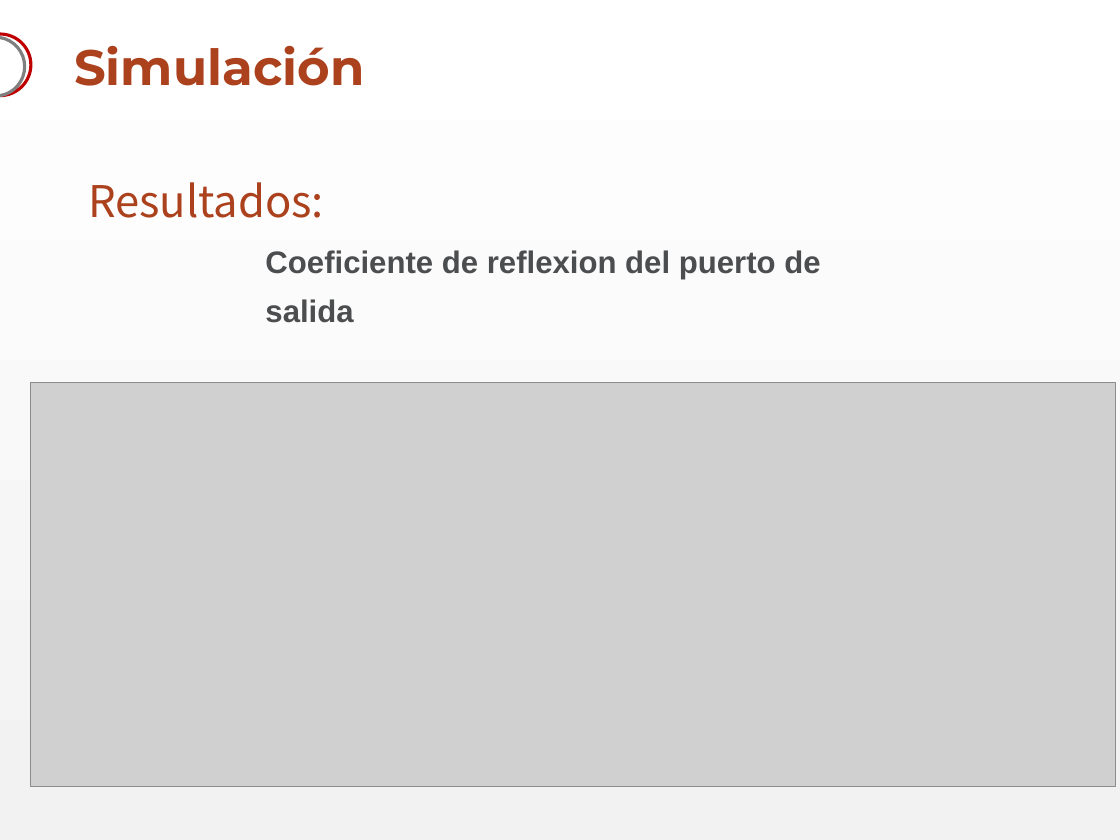
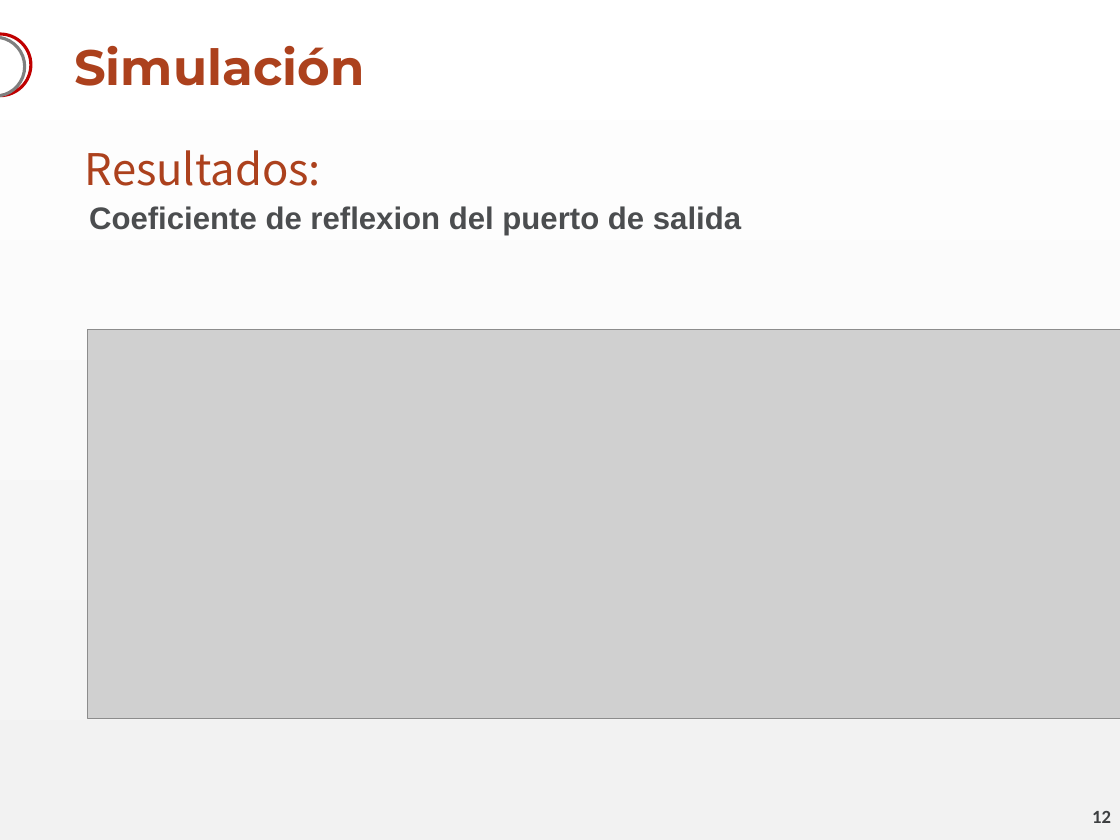
Before and after one commit to akukulanski/RF_Switch_3GHz, a slide deck: slide 12 of Presentación/RF Switch.pptx (slide 13 before the commit). Drawn at 1120x840 pixels with LibreOffice and Linux fonts; fonts in the diff are those of the drawing; grey boxes stand for pictures; background and template pictures are left out. Boxes give left, top, right and bottom in pixels: in the first picture for what was removed or moved away, otherwise in the second. Text is boxed around its words. In the diff, an @@ line names an element or a change of style, - is before the commit and + after.

```diff
--- a/Presentación/RF Switch.pptx
+++ b/Presentación/RF Switch.pptx
@@ text "Resultados:": place and size @@
-text "Resultados:" at [88,182,324,218]
+text "Resultados:" at [85,150,321,186]
@@ text "Coeficiente de reflexion del puerto ..." rewrapped from [265,250,820,323] to [89,206,741,236] @@
@@ picture: place and size @@
-picture at [31,382,1117,786]
+picture at [87,330,1120,719]
@@ page number added at [1092,811,1111,823], 12 pt, text #3D3F41, bold @@
+12
```
Also in this commit, not shown: 14 other slides changed, 1 slide added, 1 slide removed.
